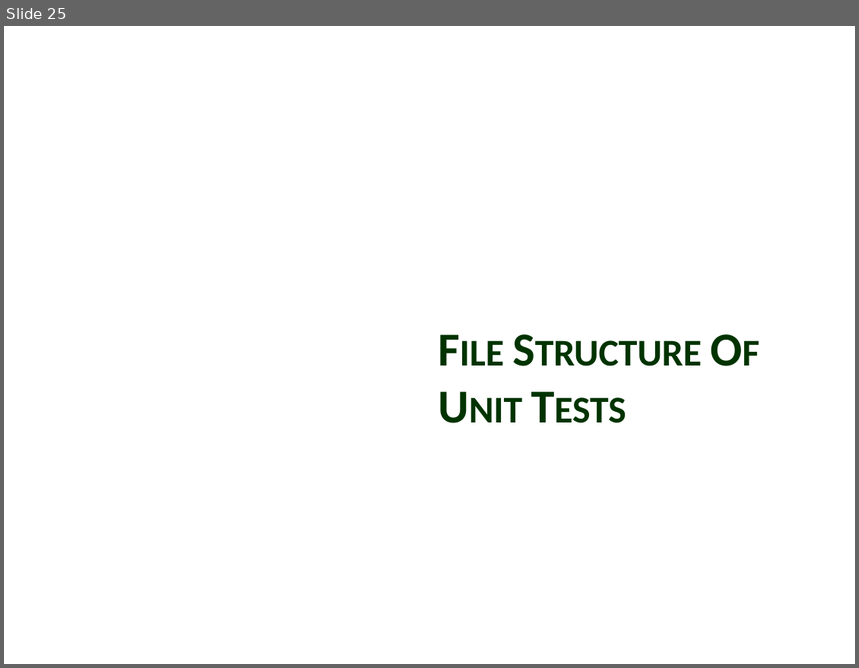
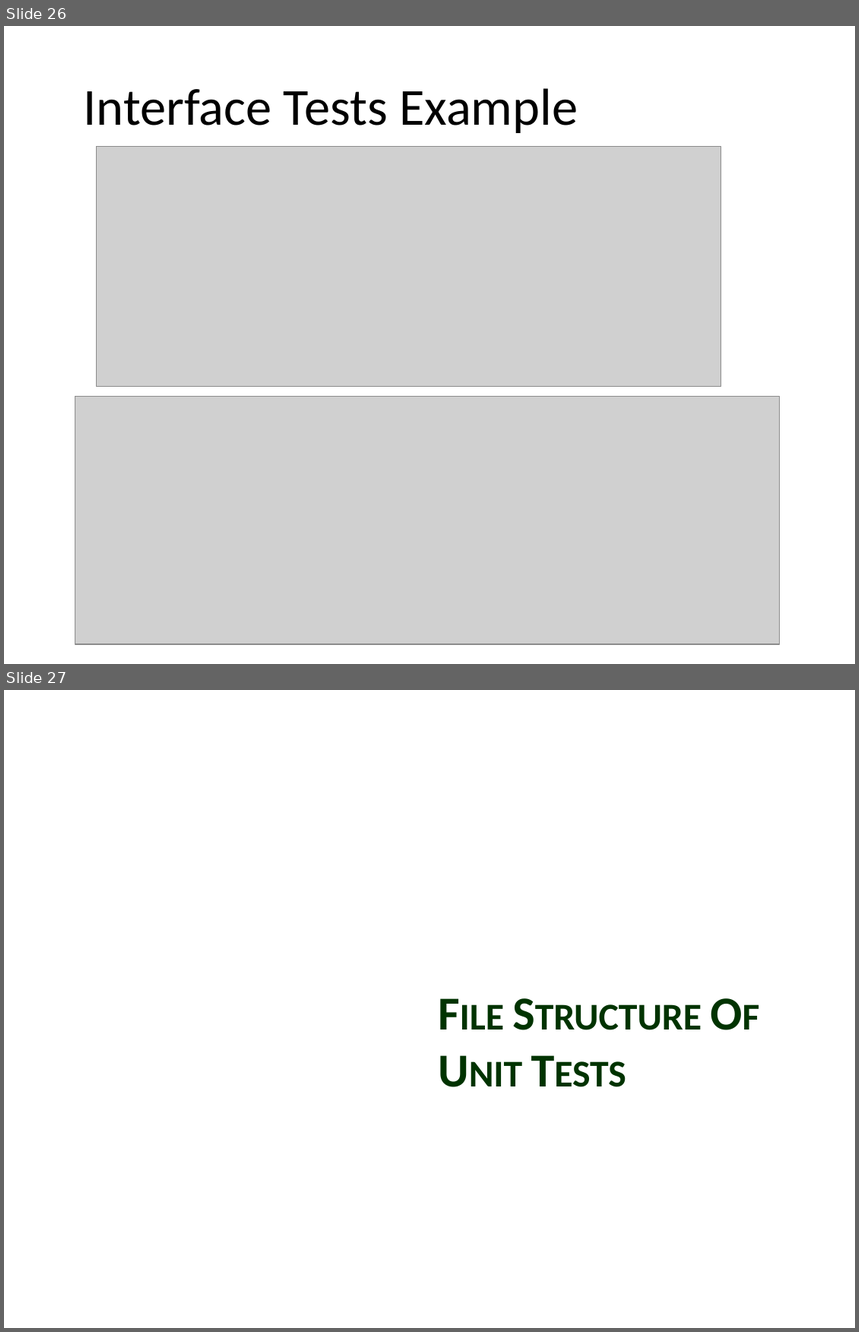
Before and after one commit to jSylvestre/ResharperTemplates, a slide deck: How To Write Unit Tests.pptx. Shown one above the other, each under a label of ours: slide 25 before the commit, slides 26 and 27 after it. The pictures are 859x668 and 859x1332 pixels, drawn with LibreOffice and Linux fonts; fonts in the diff are those of the drawing; grey boxes stand for pictures; background and template pictures are left out. Boxes give left, top, right and bottom in pixels: in the first picture for what was removed or moved away, otherwise in the second. Text is boxed around its words. In the diff, an @@ line names an element or a change of style, - is before the commit and + after.

```diff
--- a/How To Write Unit Tests.pptx
+++ b/How To Write Unit Tests.pptx
@@ slide 26 added at (4,26,855,664), background picture (left out) @@
@@ title added at (84,88,578,133), 44 pt, text #000000 @@
+Interface Tests Example
@@ picture added at (96,147,721,387) @@
@@ picture added at (75,396,779,645) @@
@@ what was slide 25 is now slide 27 @@
```
Also in this commit, not shown: 1 slide changed, 4 other slides added.
